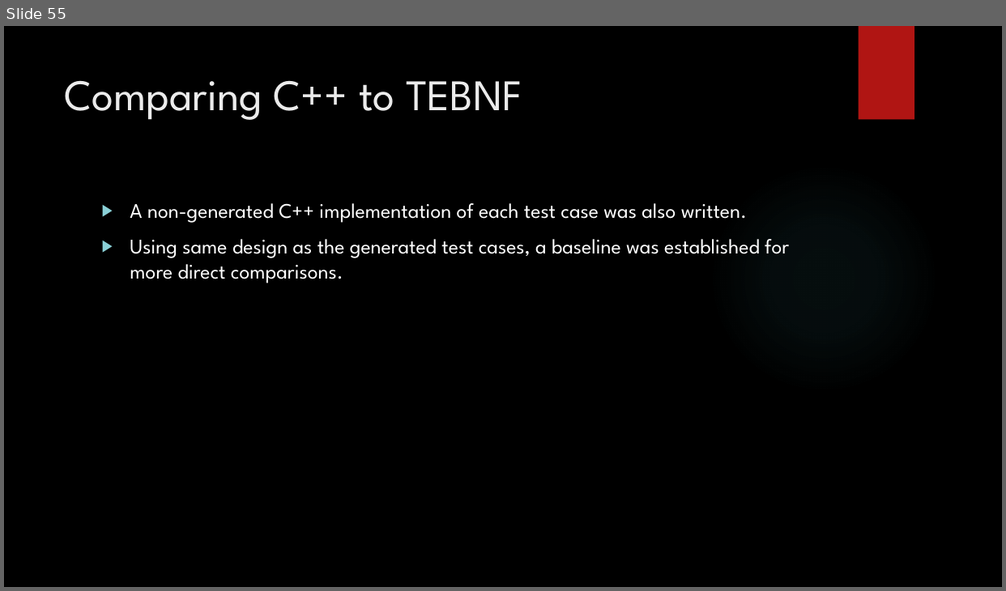
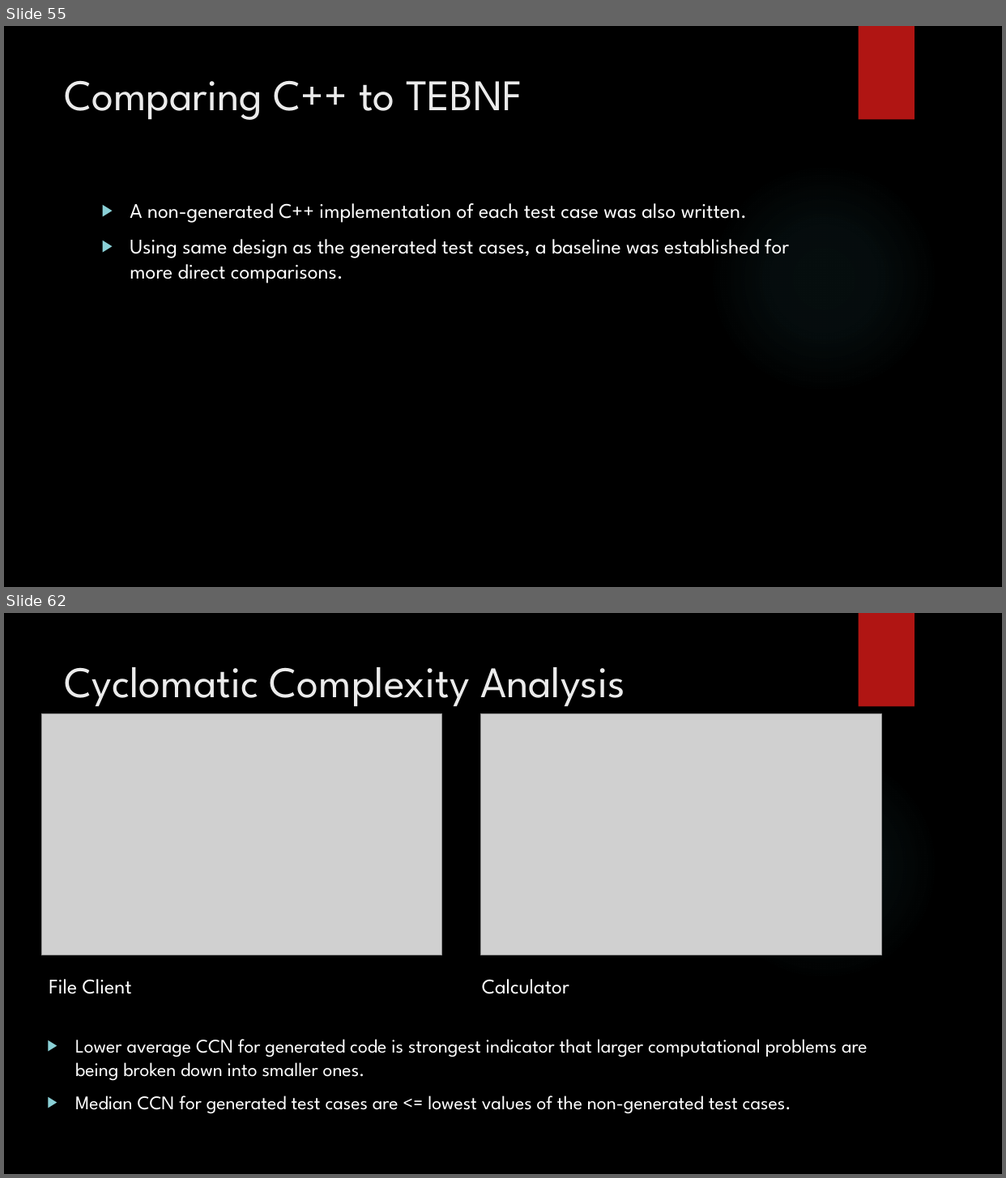
Before and after one commit to JasonGYoung/ProjectReport, a slide deck: DefensePresentation.pptx. Shown one above the other, each under a label of ours: slide 55 before the commit, slides 55 and 62 after it; the slides between them are not shown. The pictures are 1006x591 and 1006x1178 pixels, drawn with LibreOffice and Linux fonts; fonts in the diff are those of the drawing; grey boxes stand for pictures; background and template pictures are left out. Boxes give left, top, right and bottom in pixels: in the first picture for what was removed or moved away, otherwise in the second. Text is boxed around its words. In the diff, an @@ line names an element or a change of style, - is before the commit and + after.

```diff
--- a/DefensePresentation.pptx
+++ b/DefensePresentation.pptx
@@ slide 62 added at (x1=4, y1=613, x2=1002, y2=1174), background picture (left out); not listed: 2 template elements that a slide beside it also shows @@
@@ title added at (x1=65, y1=667, x2=625, y2=707), 42 pt, text #EBEBEB @@
+Cyclomatic Complexity Analysis
@@ picture added at (x1=41, y1=714, x2=442, y2=956) @@
@@ picture added at (x1=481, y1=714, x2=881, y2=956) @@
@@ text added at (x1=49, y1=979, x2=132, y2=995), 20 pt, text #FFFFFF @@
+File Client
@@ text added at (x1=482, y1=979, x2=569, y2=995), 20 pt, text #FFFFFF @@
+Calculator
@@ text added at (x1=75, y1=1039, x2=867, y2=1114), 18.5 pt, text #FFFFFF @@
+▶ Lower average CCN for generated code is strongest indicator that larger computational problems are being broken down into smaller ones.
+▶ Median CCN for generated test cases are <= lowest values of the non-generated test cases.
```
Also in this commit, not shown: 3 slides changed, 6 other slides added.
